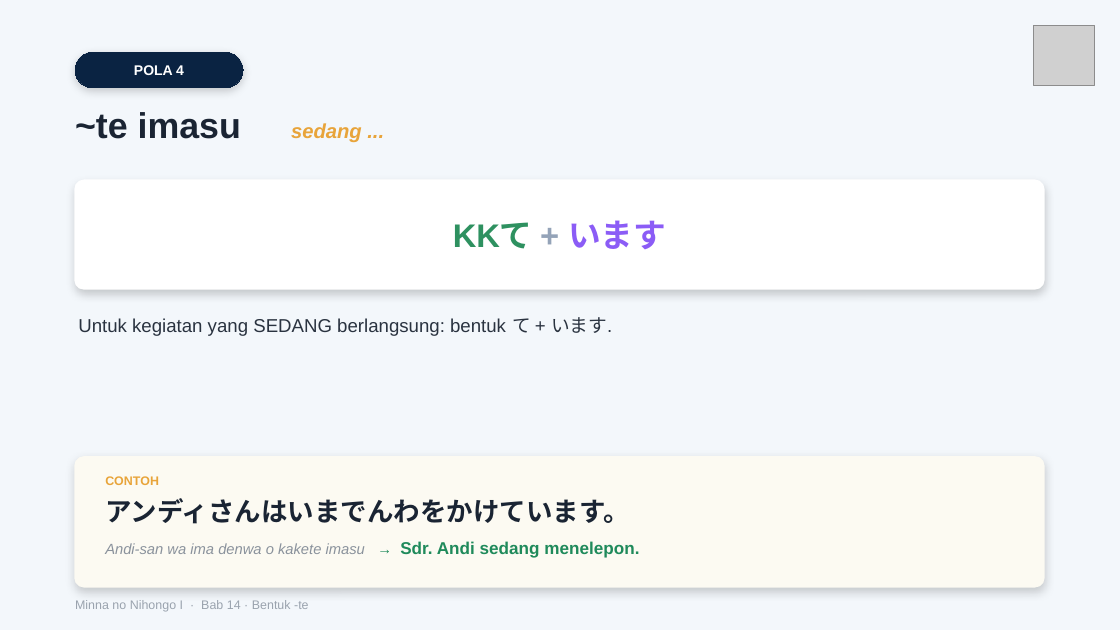
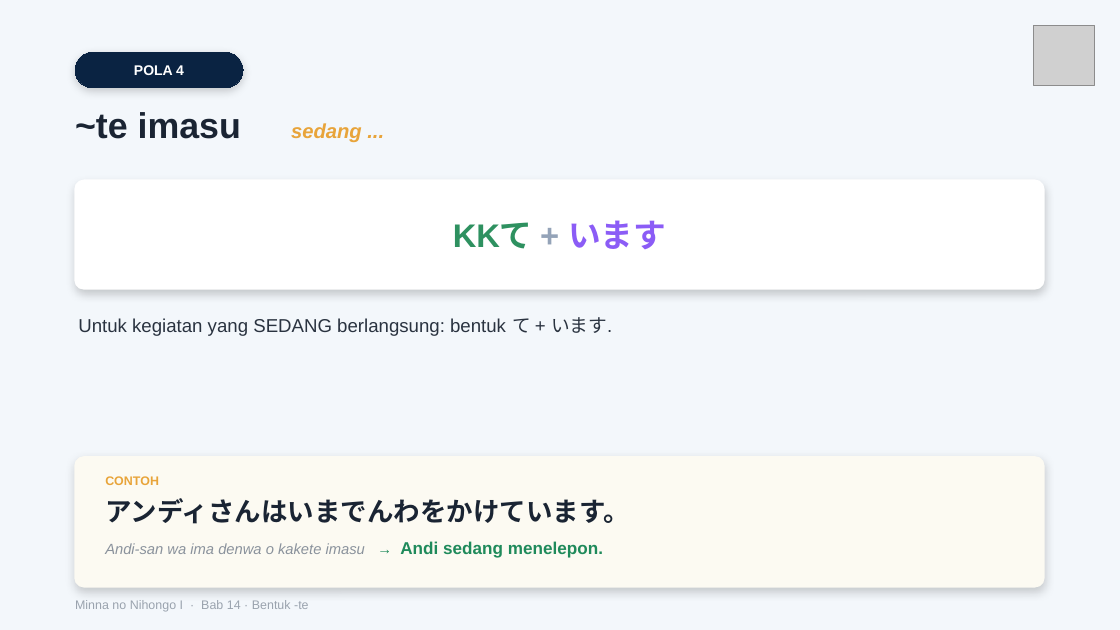
Before and after one commit to jbridgecenter-source/materi, a slide deck: slide 5 of Modul Minna 1/Bab 14/39. Minna 1 Tata Bahasa Bab 14 - Slide.pptx. Drawn at 1120x630 pixels with LibreOffice and Linux fonts; fonts in the diff are those of the drawing; grey boxes stand for pictures. Boxes give left, top, right and bottom in pixels: in the first picture for what was removed or moved away, otherwise in the second. Text is boxed around its words. In the diff, an @@ line names an element or a change of style, - is before the commit and + after.

```diff
--- a/Modul Minna 1/Bab 14/39. Minna 1 Tata Bahasa Bab 14 - Slide.pptx
+++ b/Modul Minna 1/Bab 14/39. Minna 1 Tata Bahasa Bab 14 - Slide.pptx
@@ text at (105,541,603,558): text changed @@
-Andi-san wa ima denwa o kakete imasu → Sdr. Andi sedang menelepon.
+Andi-san wa ima denwa o kakete imasu → Andi sedang menelepon.
```
Also in this commit, not shown: 52 other files.
